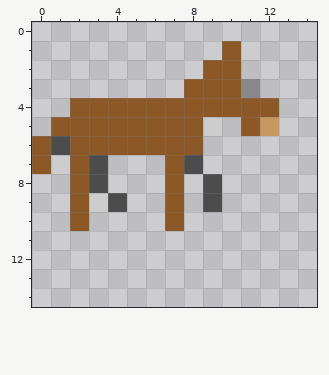
Two states of a pixel-art sprite, assets/assets/terrain/horse.png. The picture above was drawn from the file before the commit.
The file is 15x15 pixels. Pixels under 10% opacity are left out.
The result:
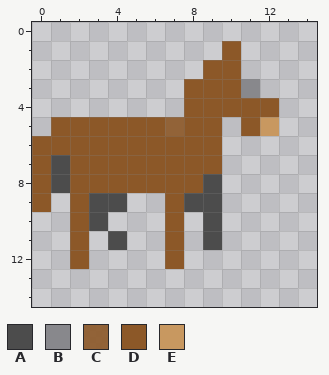
Palette (. is transparent): A #4c4c4c  B #88888c  C #8c5828e6  D #8c5828  E #c89860
The edit:
y 4: x 2..7 DDDDDD -> ......
y 5: x 7 D -> C; x 9 . -> D
y 6: x 1 A -> D; x 9 . -> D
y 7: x 1 . -> A; x 3..6 A... -> DDDD; x 8..9 A. -> DD
y 8: x 0..1 .. -> DA; x 3..6 A... -> DDDD; x 8 . -> D
y 9: x 0 . -> D; x 3 . -> A; x 8 . -> A
y 10: x 3 . -> A; x 9 . -> A
y 11: x 2 . -> D; x 4 . -> A; x 7 . -> D; x 9 . -> A
y 12: x 2 . -> D; x 7 . -> D
Boxes around the changes in both pictures, in picture pixels (x1, y1, x2, y2):
changed: (32, 98, 222, 269)
